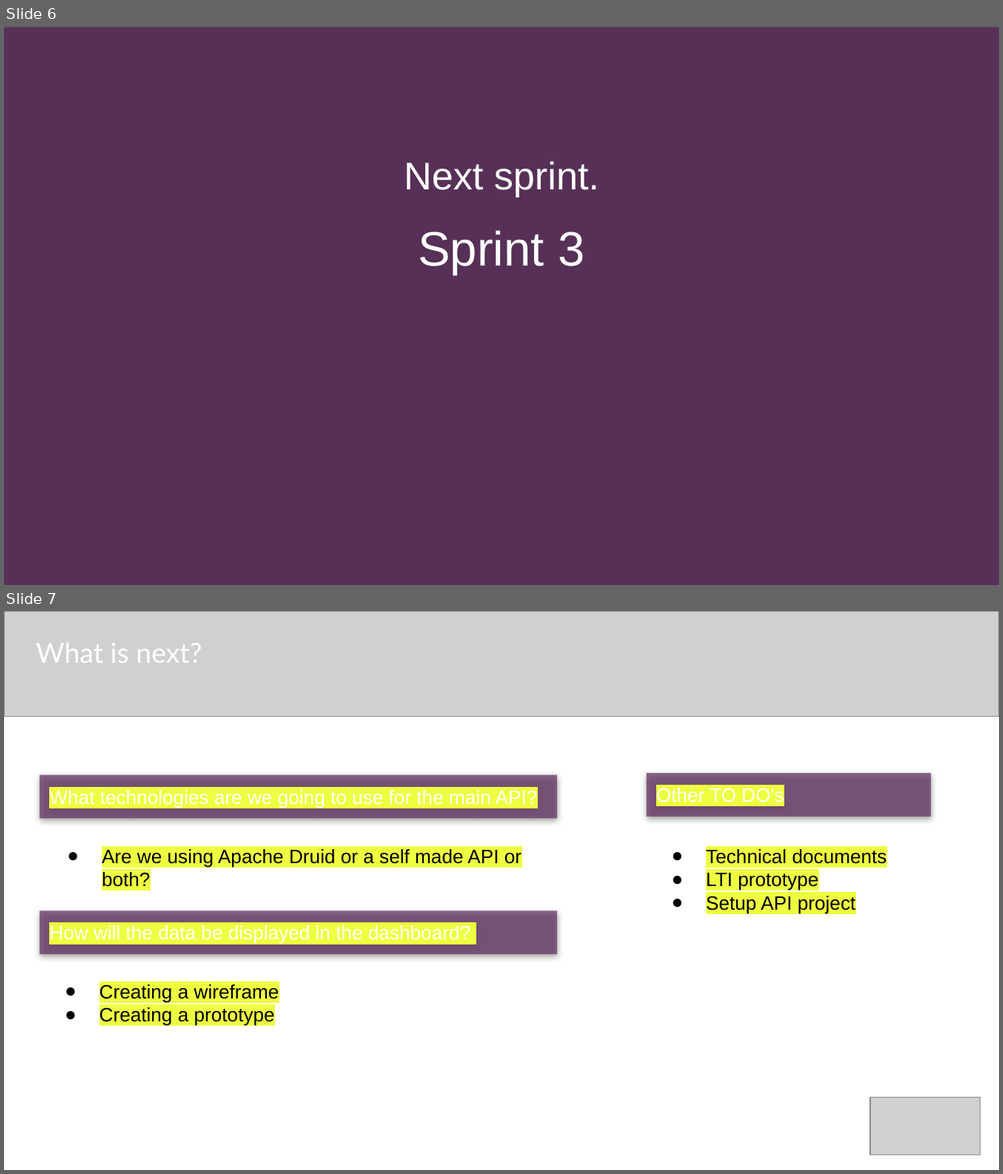
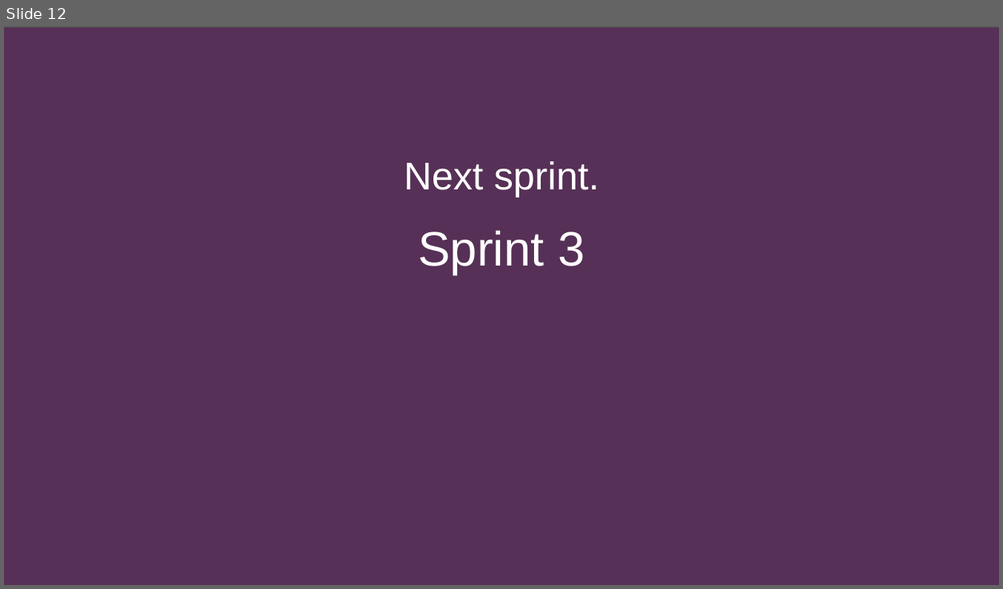
Before and after one commit to quantifiedstudent/QS-Docs, a slide deck: QS - Sprint 2 delivery 8-6-2022.pptx. Shown one above the other, each under a label of ours: slides 6 and 7 before the commit, slide 12 after it. The pictures are 1003x1174 and 1003x589 pixels, drawn with LibreOffice and Linux fonts; fonts in the diff are those of the drawing; grey boxes stand for pictures; background and template pictures are left out; a plain dark background stands for a picture behind light text. Boxes give left, top, right and bottom in pixels: in the first picture for what was removed or moved away, otherwise in the second. Text is boxed around its words. In the diff, an @@ line names an element or a change of style, - is before the commit and + after.

```diff
--- a/QS - Sprint 2 delivery 8-6-2022.pptx
+++ b/QS - Sprint 2 delivery 8-6-2022.pptx
@@ slide 7 removed at [4,611,999,1170], background #FFFFFF @@
@@ picture removed at [4,611,999,716] @@
@@ text removed at [36,643,202,663] @@
-What is next?
@@ rectangle removed at [40,775,557,819] @@
-What technologies are we going to use for the main API?
@@ rectangle removed at [646,773,931,817] @@
-Other TO DO's
@@ text removed at [102,849,521,887] @@
-● Are we using Apache Druid or a self made API or both?
@@ text removed at [706,849,887,914] @@
-● Technical documents
-● LTI prototype
-● Setup API project
@@ rectangle removed at [40,911,557,955] @@
-How will the data be displayed in the dashboard?
@@ text removed at [99,985,279,1026] @@
-● Creating a wireframe
-● Creating a prototype
@@ picture removed at [871,1097,981,1155] @@
@@ what was slide 6 is now slide 12 @@
```
Also in this commit, not shown: 4 slides changed, 8 slides added, 1 other slide removed, 26 other files.
